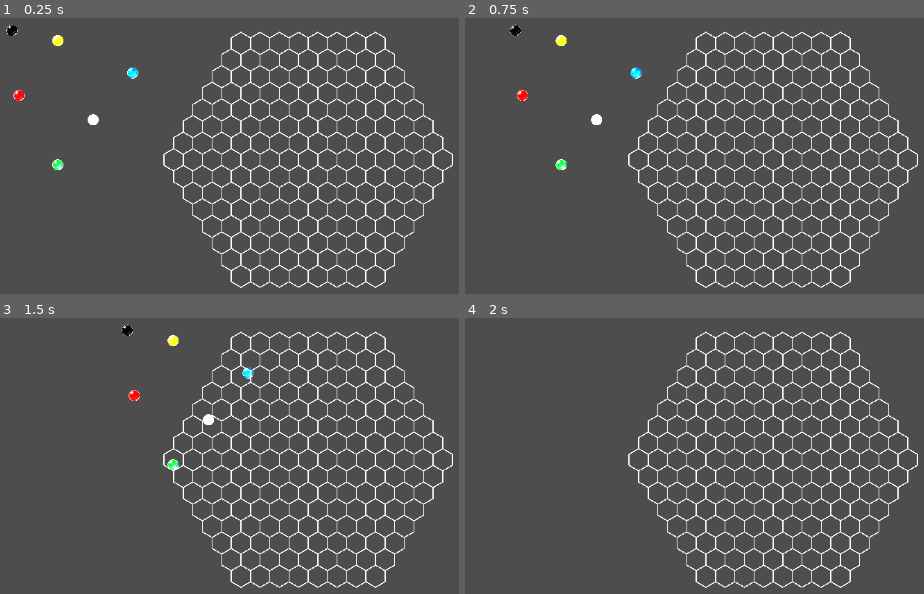
Above: before the commit, frames 1-4 (two rows, left to right).
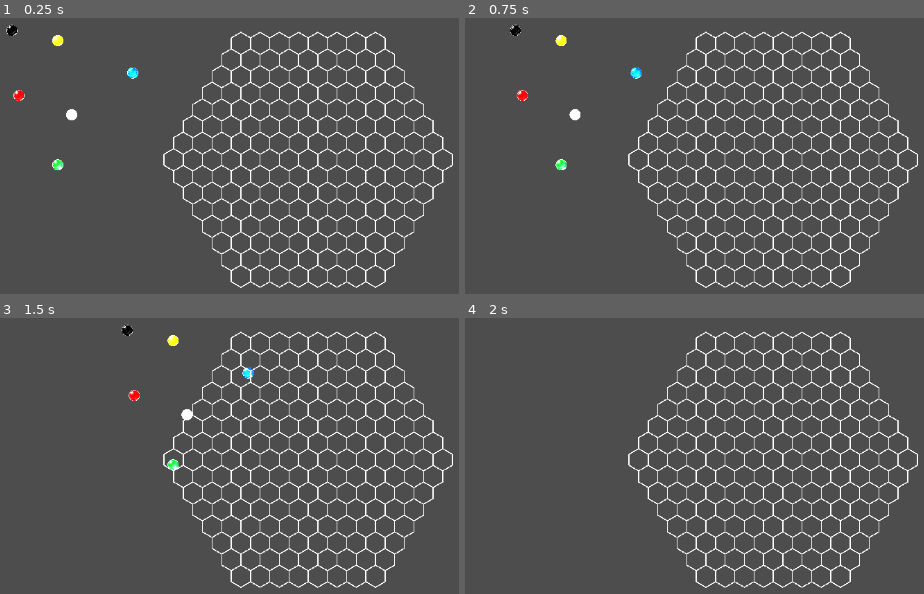
Above: after the commit, the same moments.

Repository: HoshimiyaMukuro499/AfternoonAlgebra
Game: Godot game, scene res://main.tscn
Two runs of this game, one before a commit and one after it. Both use one fixed random seed, a clock stepped at 60 frames per second and the inputs below.
Inputs (mouse positions are in pixels of both pictures, inside the frame that each line leads up to):
- Up to frame 1 (0.25 s): no input
- Up to frame 2 (0.75 s): tap Enter (ui_accept) at 0.5 s; move the mouse to (outside the picture) at 0.52 s; tap 1 at 0.6 s; click (outside the picture) at 0.67 s
- Up to frame 3 (1.5 s): tap Enter (ui_accept) at 0.77, 1.25 s; move the mouse to (146, 483) at 1.27 s; tap 2 at 1.35 s; click (146, 483) at 1.42 s
- Up to frame 4 (2 s): tap Enter (ui_accept) at 1.52 s

The runs differ from the first frame. In frame 1, 0.2% of the frame differs, in the area x 14-22%, y 32-39%; in frame 2, 0.2%; in frame 3, 0.2%; in frame 4, nothing differs.

Commit message:
修复找不到WhiteMarble中Sprite节点的错误，在WhiteMarble下新增子节点Sprite

Diff:
--- a/Afternoon_algebra/coding/main.tscn
+++ b/Afternoon_algebra/coding/main.tscn
@@ -66,7 +66,9 @@
 script = ExtResource("2_7mycd")
 
 [node name="WhiteMarble" parent="Marble_Rigid/Marble" unique_id=528923663 instance=ExtResource("3_2cqfq")]
-position = Vector2(51, 113.7)
+position = Vector2(20, 106.3)
+
+[node name="Sprite" type="Sprite2D" parent="Marble_Rigid/Marble/WhiteMarble" unique_id=1532797599]
 
 [node name="BlueMarble" type="Area2D" parent="Marble_Rigid/Marble" unique_id=1085971219 groups=["marbles"]]
 position = Vector2(108, 46.7)
